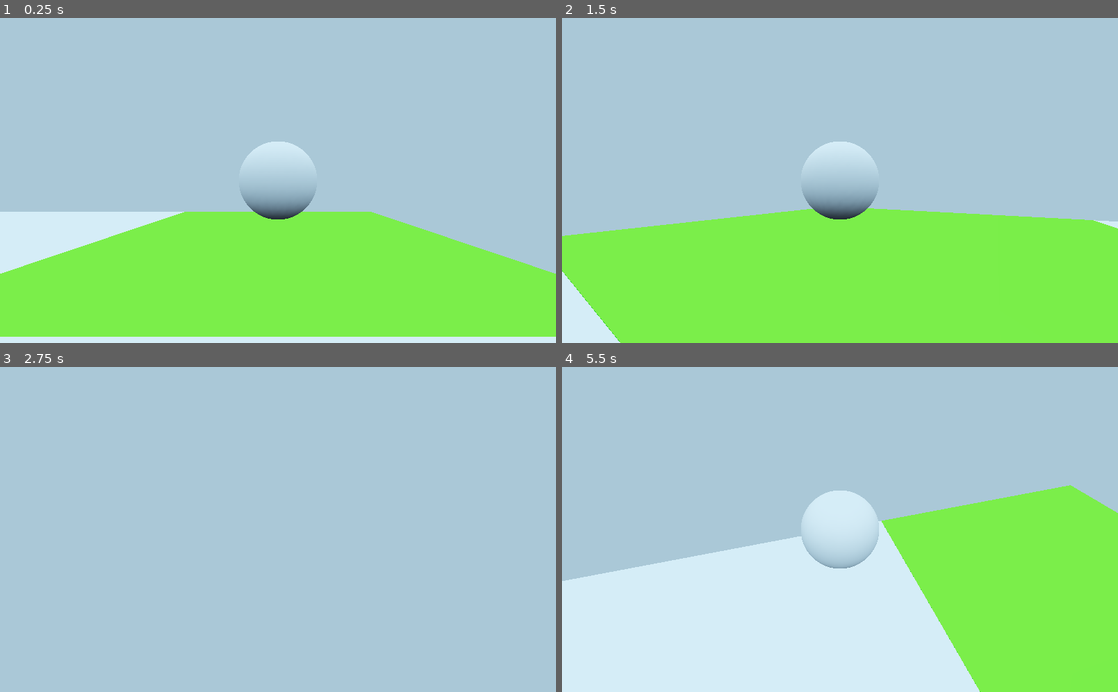
Above: before the commit, frames 1-4 (two rows, left to right).
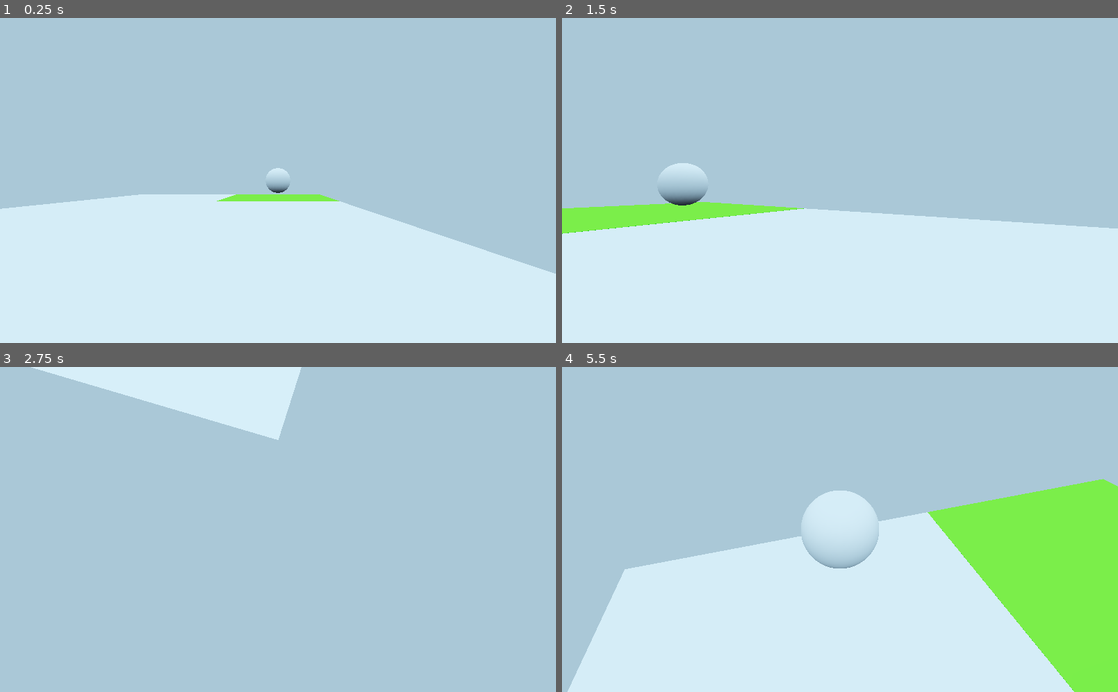
Above: after the commit, the same moments.

Repository: DrBopoH/graybox-slasher-prototype
Game: Godot game, scene res://Sources/Scripts/main.tscn
The game is run twice, just before and just after one commit, with the same random seed, the same clock (stepped at 60 frames per second) and the same inputs.
Inputs (mouse positions are in pixels of both pictures, inside the frame that each line leads up to):
- Up to frame 1 (0.25 s): no input
- Up to frame 2 (1.5 s): tap Enter at 0.5 s; move the mouse to (867, 180) at 0.52 s; hold Up (ui_up) 0.53-1.28 s; tap Alt at 0.6, 1.35 s; tap Space (ui_select) at 0.77 s; move the mouse to (728, 196) at 1.27 s; hold Down (ui_down) from 1.28 s (still down)
- Up to frame 3 (2.75 s): tap Space (ui_select) at 1.52 s; move the mouse to (289, 523) at 2.02 s; release Down (ui_down) at 2.03 s; hold Up (ui_up) from 2.03 s (still down); tap Alt at 2.1 s
- Up to frame 4 (5.5 s): move the mouse to (812, 594) at 2.77 s; tap Alt every 0.75 s from 2.85 to 5.1 s; tap Space (ui_select) at 3.02, 3.77, 4.52 s; move the mouse to (878, 532) at 3.52 s; move the mouse to (673, 480) at 4.27 s; release Up (ui_up) at 4.28 s; hold Left (ui_left) 4.28-5.03 s; move the mouse to (845, 529) at 5.02 s; hold Up (ui_up) from 5.03 s (still down)

The runs differ from the first frame. In frame 1, 36% of the frame differs, in the area x 0-100%, y 38-99%; in frame 2, 41%, in the area x 0-100%, y 38-100%; in frame 3, 5.5%; in frame 4, 9.7%.

Commit message:
Player rotation to view forward in move time

Diff:
--- a/project/Assets/Data/Levels/Level0.tscn
+++ b/project/Assets/Data/Levels/Level0.tscn
@@ -245,7 +245,6 @@
 shape = SubResource( 24 )
 
 [node name="Mesh" type="MeshInstance" parent="Boss/Floor"]
-transform = Transform( 1, 0, 0, 0, 1, 0, 0, 0, 1, 0, 0, 0 )
 mesh = SubResource( 1 )
 skeleton = NodePath("")
 
@@ -303,7 +302,6 @@
 shape = SubResource( 31 )
 
 [node name="Mesh" type="MeshInstance" parent="Boss/Stairs0"]
-transform = Transform( 1, 0, 0, 0, 1, 0, 0, 0, 1, 0, 0, 0 )
 mesh = SubResource( 5 )
 skeleton = NodePath("")
 
@@ -312,7 +310,6 @@
 shape = SubResource( 32 )
 
 [node name="Mesh" type="MeshInstance" parent="Boss/Stairs1"]
-transform = Transform( 1, 0, 0, 0, 1, 0, 0, 0, 1, 0, 0, 0 )
 mesh = SubResource( 5 )
 skeleton = NodePath("")
 
--- a/project/Sources/Scripts/Movement.gd
+++ b/project/Sources/Scripts/Movement.gd
@@ -3,58 +3,6 @@
 export(float) var gravity = -9.8
 
 var velocity: Vector3
-
-var camera := Camera.new()
-var camera_gimbal := Spatial.new()
-var inner_gimbal := Spatial.new()
-var spring_arm := SpringArm.new()
-
-func _ready():
-	camera.translation.z = 3
-	camera.current = true
-
-	spring_arm.margin = 0.5
-	spring_arm.spring_length = 3
-
-	spring_arm.add_child(camera)
-	inner_gimbal.add_child(spring_arm)
-	camera_gimbal.add_child(inner_gimbal)
-	add_child(camera_gimbal)
-
-	Input.set_mouse_mode(Input.MOUSE_MODE_CAPTURED)
-
-func mouse_toggle_capture():
-	if Input.get_mouse_mode() == Input.MOUSE_MODE_CAPTURED:
-		Input.set_mouse_mode(Input.MOUSE_MODE_VISIBLE)
-	else:
-		Input.set_mouse_mode(Input.MOUSE_MODE_CAPTURED)
-
-func get_global_direction(local_direction: Vector3) -> Vector3:
-	return camera_gimbal.global_transform.basis * local_direction
-
-func get_global_direction2d(local_direction: Vector3) -> Vector3:
-	return camera_gimbal.global_transform.basis.x * local_direction.x + camera_gimbal.global_transform.basis.z * local_direction.z
-
-func camera_rotate(relative: Vector2):
-	camera_gimbal.rotate_y(deg2rad(-relative.x))
-	inner_gimbal.rotate_x(deg2rad(-relative.y))
-
-func clamp_camera_x_rotation():
-	var cam_rotation = inner_gimbal.rotation_degrees
-	cam_rotation.x = clamp(cam_rotation.x, -60, 45)
-	inner_gimbal.rotation_degrees = cam_rotation
-
-func camera_shapemove_rotate(relative: Vector2):
-	camera_rotate(relative)
-	clamp_camera_x_rotation()
-
-func _input(event):
-	if event is InputEventMouseMotion and Input.get_mouse_mode() == Input.MOUSE_MODE_CAPTURED:
-		camera_shapemove_rotate(event.relative)
-
-	if event is InputEventKey and event.scancode == KEY_ALT:
-		if event.is_pressed():
-			mouse_toggle_capture()
 
 func _physics_process(delta):
 	var direction = Vector3(
@@ -63,15 +11,14 @@
 		Input.get_action_strength("ui_down") - Input.get_action_strength("ui_up")
 	).normalized()
 
-	var target = get_global_direction2d(direction)*10
+	var target = get_parent().get_global_direction2d(direction)*3
 
 	velocity.x = move_toward(velocity.x, target.x, delta*66)
 	velocity.z = move_toward(velocity.z, target.z, delta*66)
 
-	#if Vector2(velocity.x, velocity.z).length_squared() > 0.01:
-	#	var target_rotation = atan2(velocity.x, velocity.z)
-	#	rotation.y = lerp_angle(rotation.y, target_rotation, delta * 15.0)
-
+	if Vector2(velocity.x, velocity.z).length_squared() > 0.01:
+		var target_rotation = atan2(velocity.x, velocity.z)
+		rotation.y = lerp_angle(rotation.y, target_rotation, delta * 15.0)
 
 	if is_on_floor():
 		velocity.y = -0.1
--- /dev/null
+++ b/project/Sources/Scripts/main.gd
@@ -0,0 +1,58 @@
+extends Node
+
+var camera := Camera.new()
+var camera_gimbal := Spatial.new()
+var inner_gimbal := Spatial.new()
+var spring_arm := SpringArm.new()
+
+func _ready():
+	camera.translation.z = 3
+	camera.current = true
+
+	spring_arm.margin = 0.5
+	spring_arm.spring_length = 3
+
+	spring_arm.add_child(camera)
+	inner_gimbal.add_child(spring_arm)
+	camera_gimbal.add_child(inner_gimbal)
+	add_child(camera_gimbal)
+
+	Input.set_mouse_mode(Input.MOUSE_MODE_CAPTURED)
+
+func mouse_toggle_capture():
+	if Input.get_mouse_mode() == Input.MOUSE_MODE_CAPTURED:
+		Input.set_mouse_mode(Input.MOUSE_MODE_VISIBLE)
+	else:
+		Input.set_mouse_mode(Input.MOUSE_MODE_CAPTURED)
+
+func get_global_direction(local_direction: Vector3) -> Vector3:
+	return camera_gimbal.global_transform.basis * local_direction
+
+func get_global_direction2d(local_direction: Vector3) -> Vector3:
+	return camera_gimbal.global_transform.basis.x * local_direction.x + camera_gimbal.global_transform.basis.z * local_direction.z
+
+func camera_rotate(relative: Vector2):
+	camera_gimbal.rotate_y(deg2rad(-relative.x))
+	inner_gimbal.rotate_x(deg2rad(-relative.y))
+
+func clamp_camera_x_rotation():
+	var cam_rotation = inner_gimbal.rotation_degrees
+	cam_rotation.x = clamp(cam_rotation.x, -60, 45)
+	inner_gimbal.rotation_degrees = cam_rotation
+
+func camera_shapemove_rotate(relative: Vector2):
+	camera_rotate(relative)
+	clamp_camera_x_rotation()
+
+func _input(event):
+	if event is InputEventMouseMotion and Input.get_mouse_mode() == Input.MOUSE_MODE_CAPTURED:
+		camera_shapemove_rotate(event.relative)
+
+	if event is InputEventKey and event.scancode == KEY_ALT:
+		if event.is_pressed():
+			mouse_toggle_capture()
+
+func _process(delta):
+	camera_gimbal.position.x = move_toward(camera_gimbal.translation.x, $Player.translation.x, delta*5)
+	camera_gimbal.position.y = move_toward(camera_gimbal.translation.y, $Player.translation.y, delta*5)
+	camera_gimbal.position.z = move_toward(camera_gimbal.translation.z, $Player.translation.z, delta*5)
--- a/project/Sources/Scripts/main.tscn
+++ b/project/Sources/Scripts/main.tscn
@@ -1,18 +1,21 @@
-[gd_scene load_steps=5 format=2]
+[gd_scene load_steps=6 format=2]
 
 [ext_resource path="res://Assets/Data/Levels/Level0.tscn" type="PackedScene" id=1]
 [ext_resource path="res://Sources/Scripts/Movement.gd" type="Script" id=2]
+[ext_resource path="res://Sources/Scripts/main.gd" type="Script" id=3]
 
 [sub_resource type="SphereShape" id=1]
 
 [sub_resource type="SphereMesh" id=2]
 
 [node name="main" type="Node"]
+script = ExtResource( 3 )
 
 [node name="Level0" parent="." instance=ExtResource( 1 )]
 
 [node name="Player" type="KinematicBody" parent="."]
 transform = Transform( 1, 0, 0, 0, 1, 0, 0, 0, 1, -1, 1, -11 )
+collision_layer = 2
 script = ExtResource( 2 )
 
 [node name="CollisionShape" type="CollisionShape" parent="Player"]
